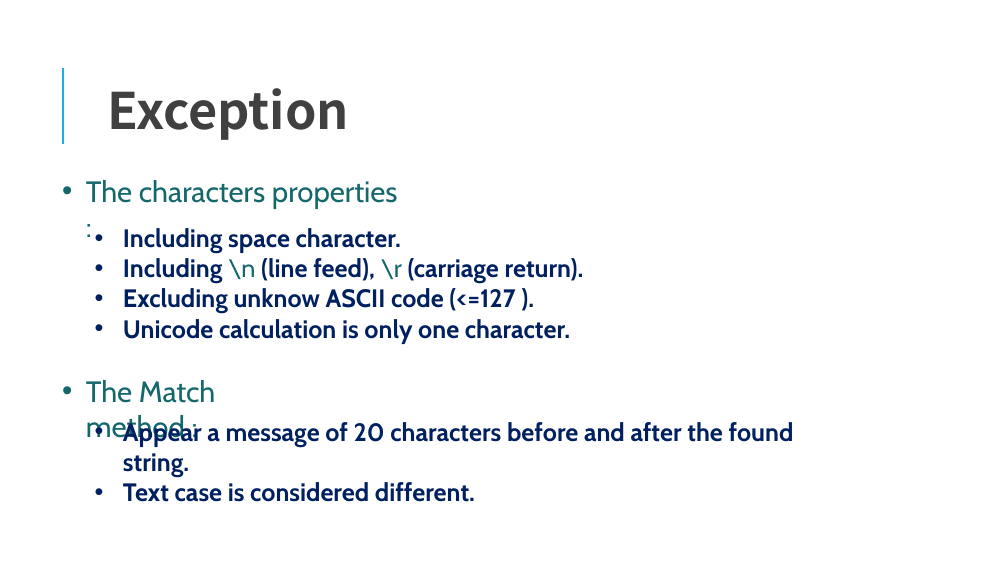
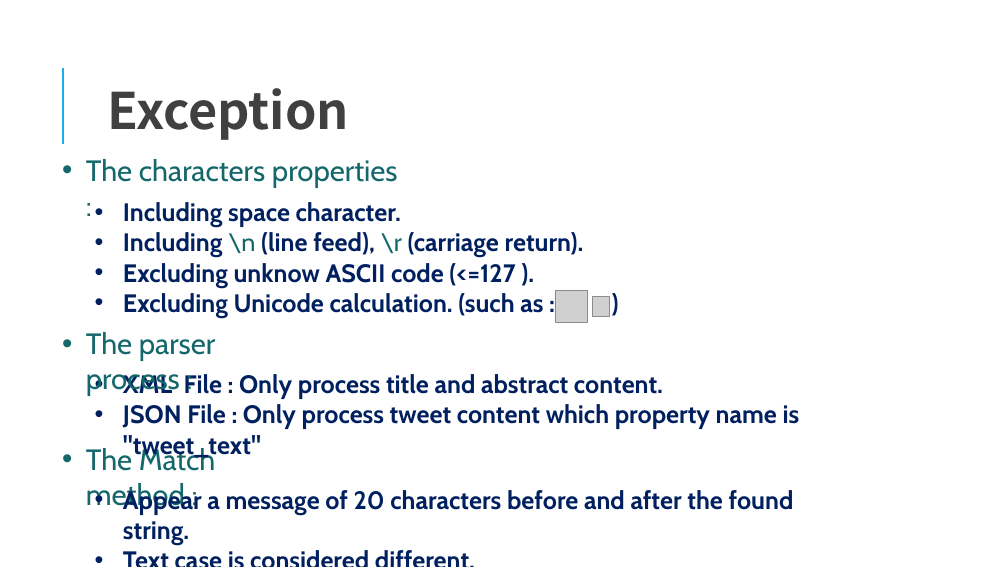
Before and after one commit to Chadliu0806/IR-System, a slide deck: slide 5 of IRSystem.pptx. Drawn at 1008x567 pixels with LibreOffice and Linux fonts; fonts in the diff are those of the drawing; grey boxes stand for pictures. Boxes give left, top, right and bottom in pixels: in the first picture for what was removed or moved away, otherwise in the second. Text is boxed around its words. In the diff, an @@ line names an element or a change of style, - is before the commit and + after.

```diff
--- a/IRSystem.pptx
+++ b/IRSystem.pptx
@@ text "The characters properties :": place and size @@
-text "The characters properties :" at (86, 180, 398, 209)
+text "The characters properties :" at (86, 159, 398, 188)
@@ text "Including space character.": place and size @@
-text "Including space character." at (123, 228, 584, 344)
+text "Including space character." at (123, 202, 584, 318)
@@ text at (123, 293, 543, 318): text changed @@
-• Unicode calculation is only one character.
+• Excluding Unicode calculation. (such as : )
@@ picture added at (555, 290, 587, 322) @@
@@ picture added at (592, 296, 609, 316) @@
@@ text added at (86, 332, 216, 396), 28 pt, text #13676C @@
+• The parser process :
@@ text added at (123, 374, 800, 460), 24 pt, text #002060, bold @@
+• XML File : Only process title and abstract content.
+• JSON File : Only process tweet content which property name is "tweet_text"
@@ text "The Match method :": place and size @@
-text "The Match method :" at (86, 380, 216, 444)
+text "The Match method :" at (86, 445, 216, 512)
@@ text "Appear a message of 20 ..." rewrapped from (123, 420, 794, 502) to (123, 488, 794, 545) @@
```
Also in this commit, not shown: 4 other files.
